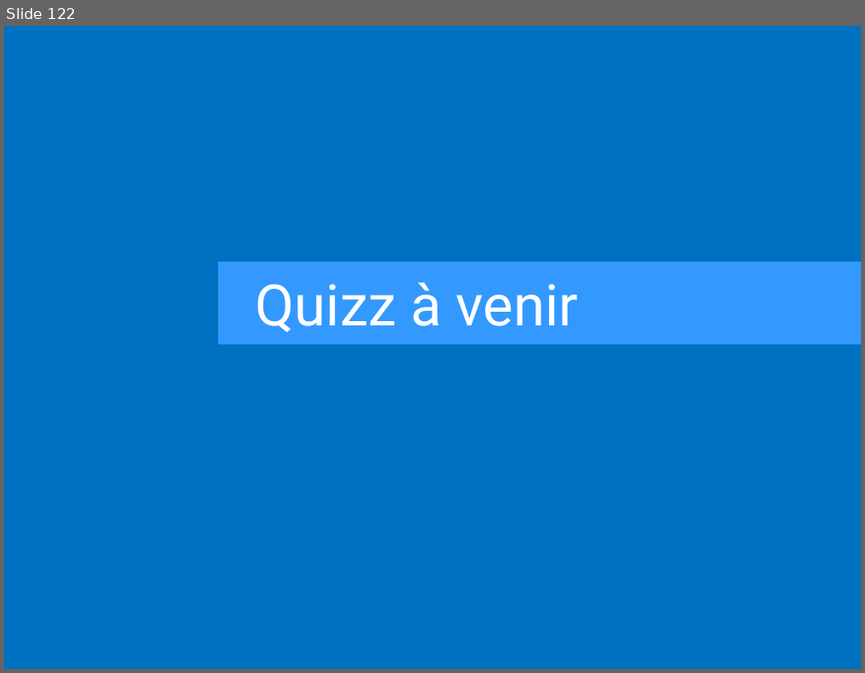
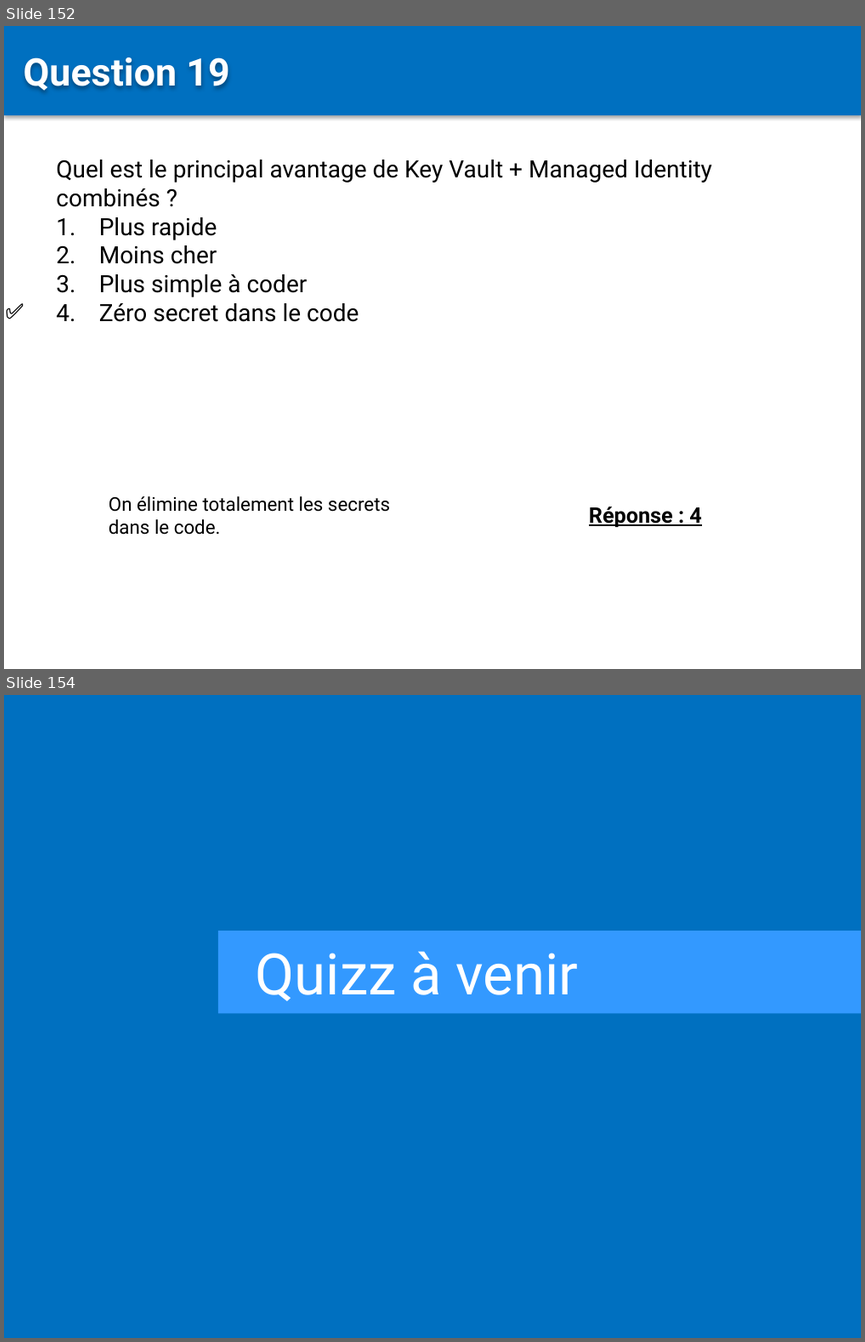
Before and after one commit to Sybaris-Classroom/az-204, a slide deck: Quiz/Quiz.pptx. Shown one above the other, each under a label of ours: slide 122 before the commit, slides 152 and 154 after it; the slides between them are not shown. The pictures are 865x673 and 865x1342 pixels, drawn with LibreOffice and Linux fonts; fonts in the diff are those of the drawing. Boxes give left, top, right and bottom in pixels: in the first picture for what was removed or moved away, otherwise in the second. Text is boxed around its words. In the diff, an @@ line names an element or a change of style, - is before the commit and + after.

```diff
--- a/Quiz/Quiz.pptx
+++ b/Quiz/Quiz.pptx
@@ slide 152 added at (4, 26, 861, 669), background #FFFFFF @@
@@ rectangle added at (4, 26, 861, 115), fill #0070C0 @@
@@ text added at (24, 57, 229, 91), 32 pt, text #FFFFFF, bold @@
+Question 19
@@ text added at (56, 159, 712, 322), 20 pt, text #000000 @@
+Quel est le principal avantage de Key Vault + Managed Identity combinés ?
+1. Plus rapide
+2. Moins cher
+3. Plus simple à coder
+4. Zéro secret dans le code
@@ text added at (4, 293, 49, 328), 18 pt, text #000000, bold @@
+✅
@@ text added at (109, 496, 390, 534), 16 pt, text #000000 @@
+On élimine totalement les secrets dans le code.
@@ text added at (589, 506, 701, 527), 18 pt, text #000000, bold, underline @@
+Réponse : 4
@@ what was slide 122 is now slide 154 @@
```
Also in this commit, not shown: 1 slide changed, 32 other slides added, 57 other files.
